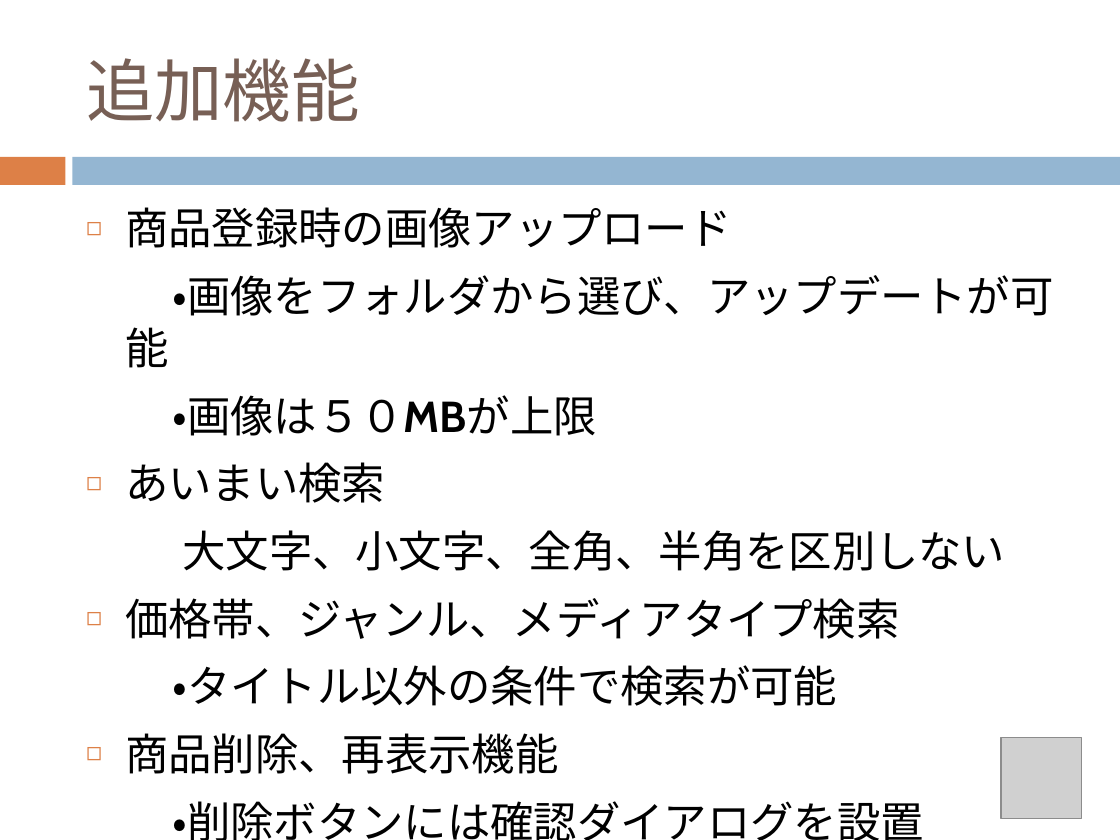
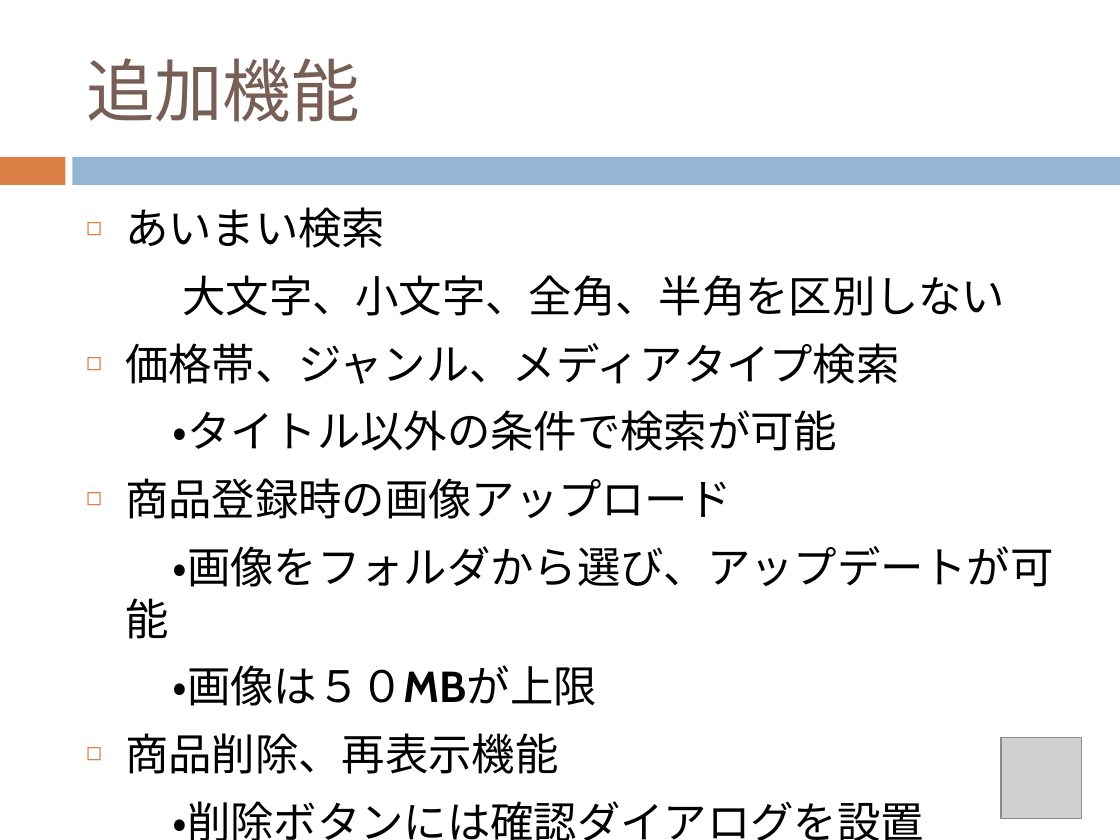
Before and after one commit to chocomegane/springC, a slide deck: slide 7 of document/ECサイト.pptx. Drawn at 1120x840 pixels with LibreOffice and Linux fonts; fonts in the diff are those of the drawing; grey boxes stand for pictures. Boxes give left, top, right and bottom in pixels: in the first picture for what was removed or moved away, otherwise in the second. Text is boxed around its words. In the diff, an @@ line names an element or a change of style, - is before the commit and + after.

```diff
--- a/document/ECサイト.pptx
+++ b/document/ECサイト.pptx
@@ text at (125, 207, 1054, 436): paragraphs removed @@
-◻ 商品登録時の画像アップロード
-・画像をフォルダから選び、アップデートが可能
-・画像は５０MBが上限
@@ text at (125, 478, 1054, 706): paragraphs added @@
+◻ 商品登録時の画像アップロード
+・画像をフォルダから選び、アップデートが可能
+・画像は５０MBが上限
```
Also in this commit, not shown: 9 other slides changed, 1 slide added, 1 slide removed, 6 other files.
